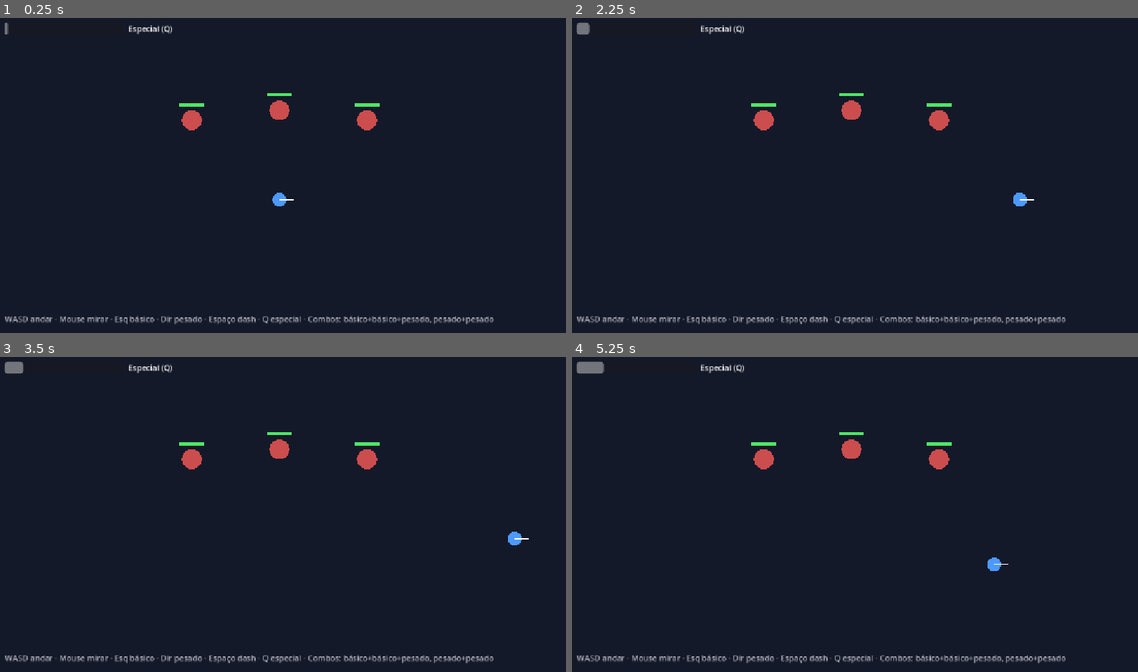
Above: before the commit, frames 1-4 (two rows, left to right).
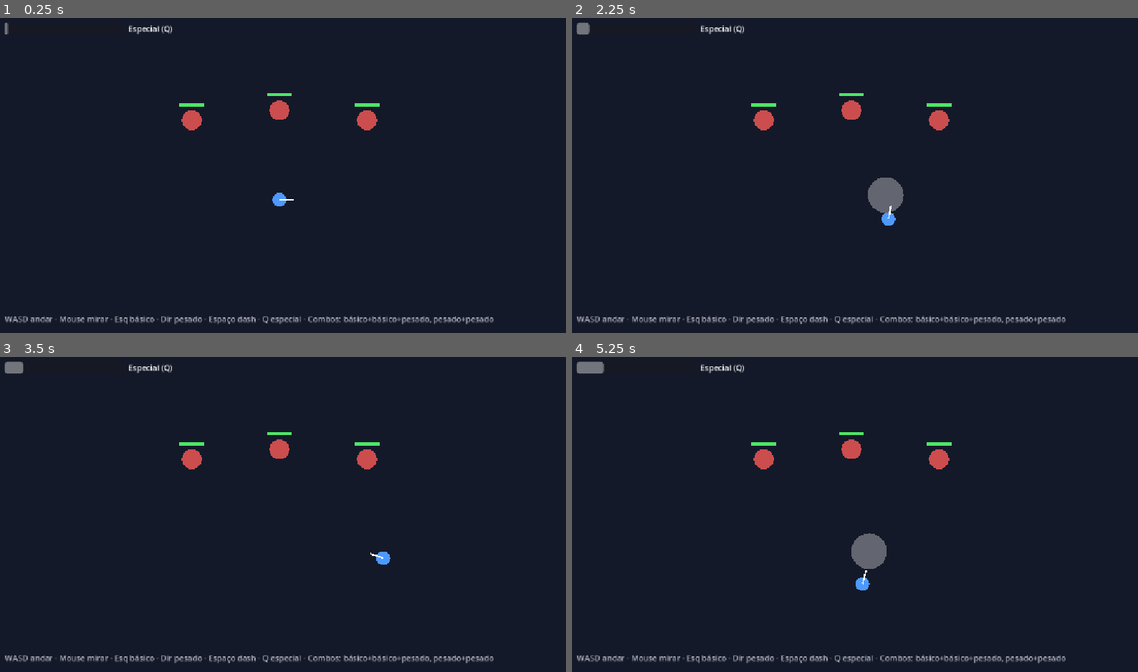
Above: after the commit, the same moments.

Repository: RenanRabelo1/UniKingdoms
Game: Godot game, scene res://scenes/main.tscn
The game is run twice, just before and just after one commit, with the same random seed, the same clock (stepped at 60 frames per second) and the same inputs.
Inputs (mouse positions are in pixels of both pictures, inside the frame that each line leads up to):
- Up to frame 1 (0.25 s): no input
- Up to frame 2 (2.25 s): tap Enter at 0.5 s; move the mouse to (979, 156) at 0.52 s; hold D (move_right) 0.53-1.25 s; click (979, 156) at 0.6 s; drag from (736, 188) to (821, 235) at 1.27 s; tap Space (dash) at 2, 2.1 s; move the mouse to (905, 99) at 2.02 s; hold D (move_right) from 2.03 s (still down); click (905, 99) at 2.17 s
- Up to frame 3 (3.5 s): release D (move_right) at 2.75 s; drag from (249, 574) to (107, 464) at 2.77 s
- Up to frame 4 (5.25 s): move the mouse to (1024, 558) at 3.52 s; hold A (move_left) 3.53-4.25 s; tap Q (special) at 3.6 s; click (1024, 558) at 3.67 s; drag from (679, 464) to (764, 429) at 4.27 s; tap Enter at 5 s; move the mouse to (877, 511) at 5.02 s; hold S (move_down) from 5.03 s (still down); tap Alt at 5.1 s; click (877, 511) at 5.17 s

The runs differ from the first frame. In frame 2, 0.7% of the frame differs, in the area x 52-82%, y 50-66%; in frame 3, 0.2%; in frame 4, 0.7%.

Commit message:
fix(arena): cliques do mouse não chegavam ao player
O ColorRect de fundo (mouse_filter STOP) consumia os cliques na GUI antes do _unhandled_input do player. Fundo virou a clear color do projeto e a barra do especial ignora o mouse. Teste de regressão: nenhum Control da arena pode bloquear o mouse.

Co-Authored-By: Claude Opus 5.5 <noreply@anthropic.com>

Diff:
--- a/project.godot
+++ b/project.godot
@@ -85,6 +85,7 @@
 [rendering]
 
 rendering_device/driver.windows="d3d12"
+environment/defaults/default_clear_color=Color(0.08, 0.1, 0.16, 1)
 
 [editor_plugins]
 
--- a/scenes/main.tscn
+++ b/scenes/main.tscn
@@ -12,11 +12,6 @@
 
 [node name="Main" type="Node2D"]
 script = ExtResource("1")
-
-[node name="Background" type="ColorRect" parent="."]
-offset_right = 1152.0
-offset_bottom = 648.0
-color = Color(0.08, 0.1, 0.16, 1)
 
 [node name="Walls" type="StaticBody2D" parent="."]
 collision_mask = 0
@@ -56,6 +51,7 @@
 offset_top = 24.0
 offset_right = 264.0
 offset_bottom = 48.0
+mouse_filter = 2
 show_percentage = false
 
 [node name="SpecialLabel" type="Label" parent="HUD"]
--- a/tests/unit/test_smoke.gd
+++ b/tests/unit/test_smoke.gd
@@ -8,3 +8,12 @@
 	add_child_autofree(main)
 	assert_true(main.get_node_or_null("Player") is Player)
 	assert_true(main.get_node("HUD/SpecialBar") is ProgressBar)
+
+
+func test_no_control_in_arena_swallows_mouse():
+	# Controles com mouse_filter STOP/PASS consomem cliques antes do _unhandled_input do player.
+	var main := (load("res://scenes/main.tscn") as PackedScene).instantiate()
+	add_child_autofree(main)
+	for node in main.find_children("*", "Control", true, false):
+		assert_eq(node.mouse_filter, Control.MOUSE_FILTER_IGNORE,
+			"%s bloqueia o mouse" % main.get_path_to(node))
Not shown, changed: .specs/loop/m01-player-combate/STATE.json
